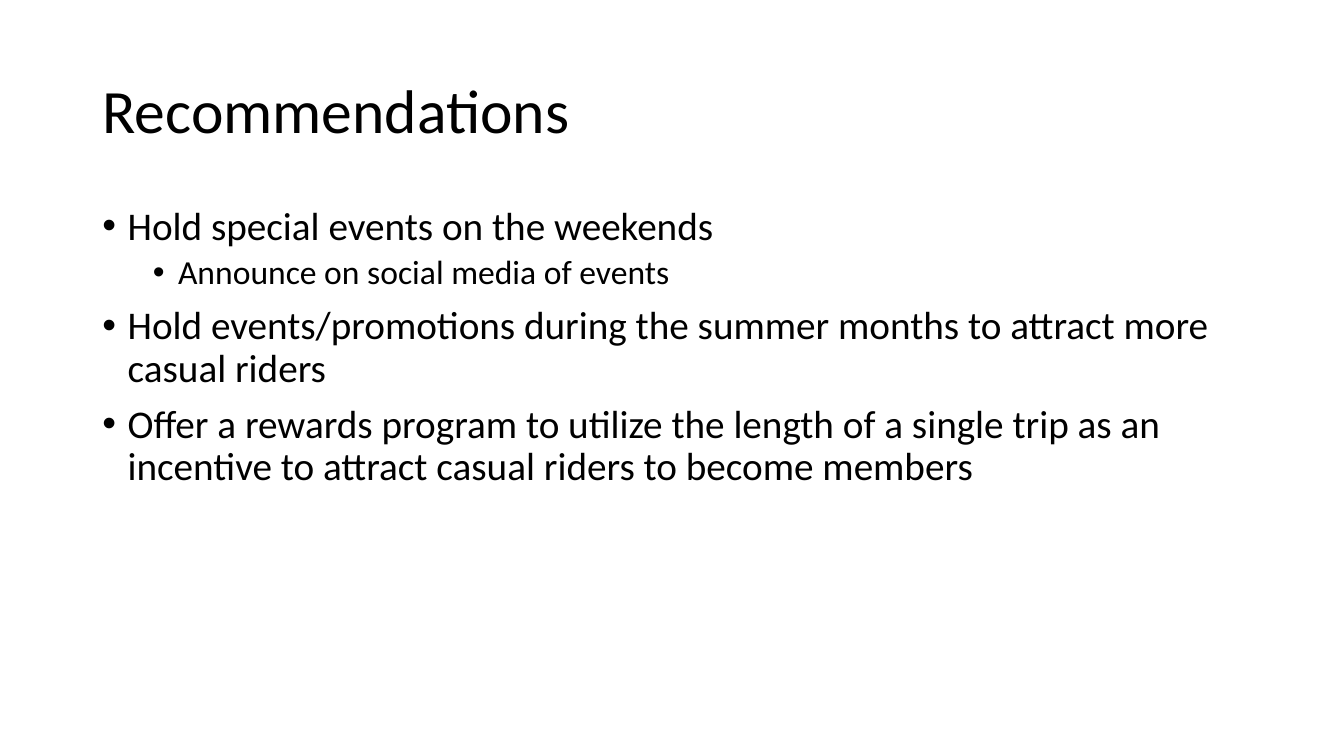
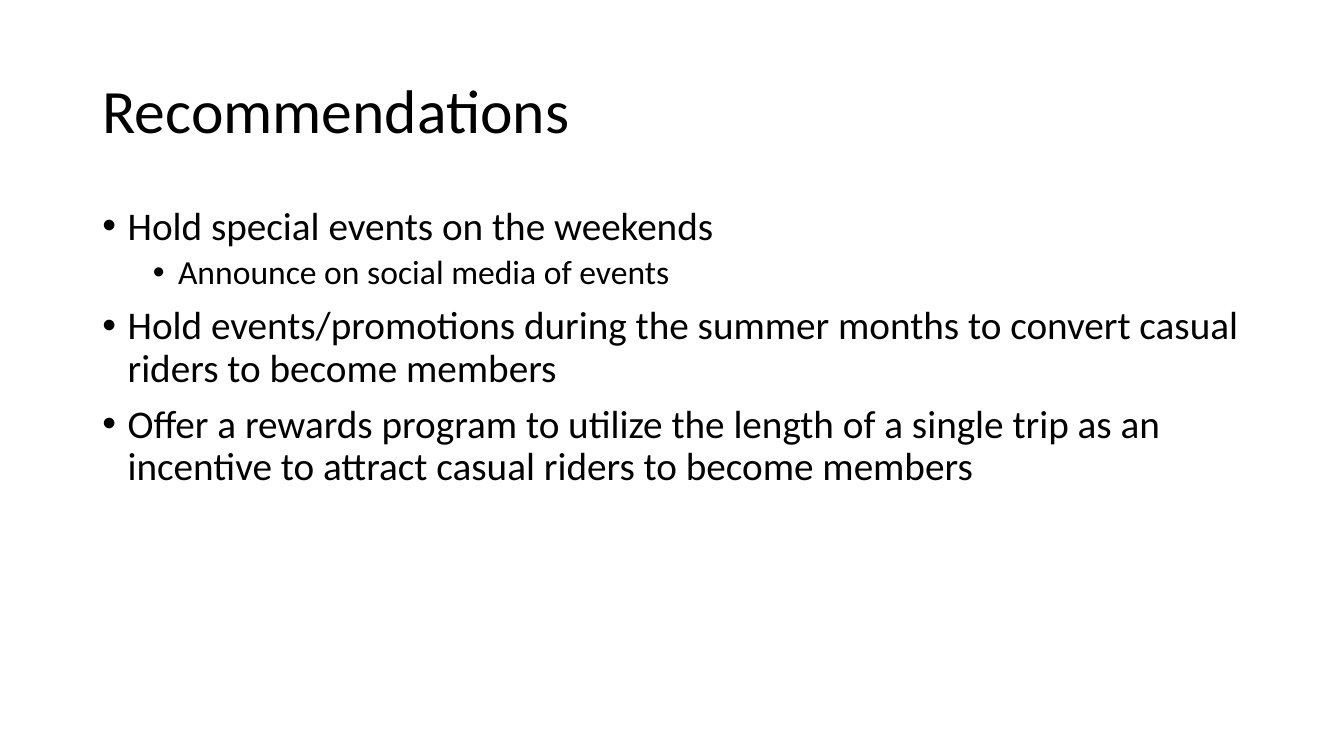
Before and after one commit to TFong1/Cyclistic, a slide deck: slide 10 of Cyclistic-Deliverables.pptx. Drawn at 1344x756 pixels with LibreOffice and Linux fonts; fonts in the diff are those of the drawing. Boxes give left, top, right and bottom in pixels: in the first picture for what was removed or moved away, otherwise in the second. Text is boxed around its words. In the diff, an @@ line names an element or a change of style, - is before the commit and + after.

Commit message:
Edit README and PPT

```diff
--- a/Cyclistic-Deliverables.pptx
+++ b/Cyclistic-Deliverables.pptx
@@ text at (128, 311, 1238, 383): text changed @@
-• Hold events/promotions during the summer months to attract more casual riders
+• Hold events/promotions during the summer months to convert casual riders to become members
```
Also in this commit, not shown: 1 other file.
